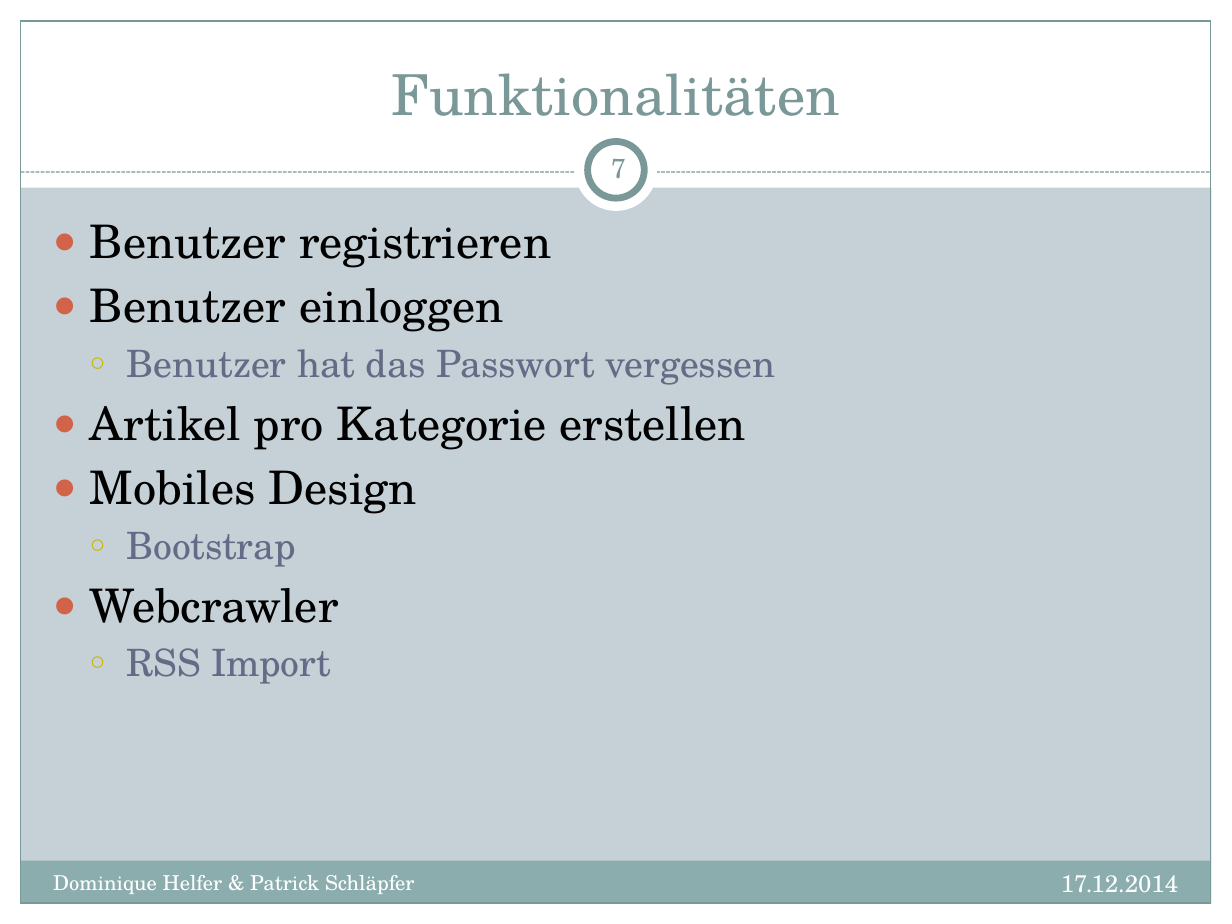
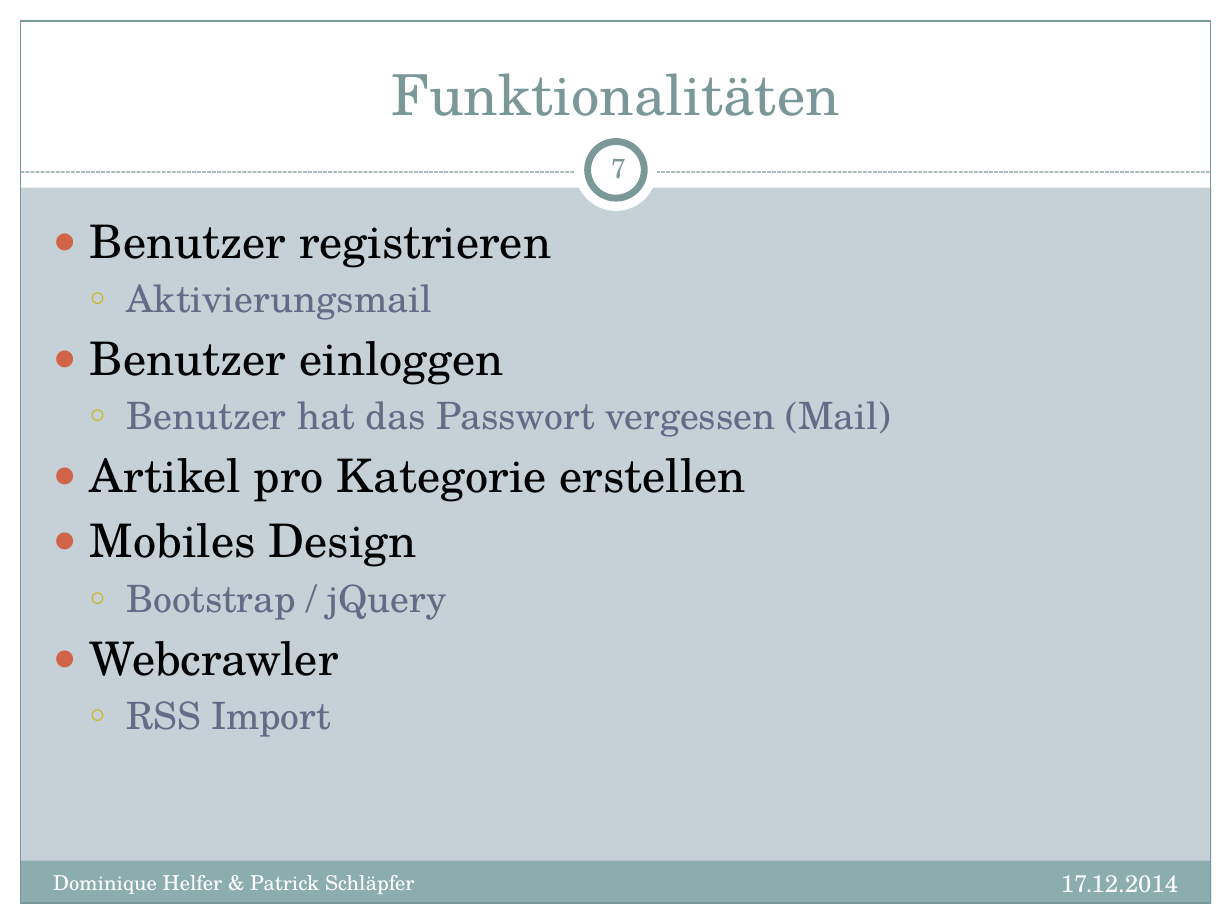
Before and after one commit to dhelfer/webprog, a slide deck: slide 7 of _doc/WebProg_Projekt.pptx. Drawn at 1232x924 pixels with LibreOffice and Linux fonts; fonts in the diff are those of the drawing. Boxes give left, top, right and bottom in pixels: in the first picture for what was removed or moved away, otherwise in the second. Text is boxed around its words. In the diff, an @@ line names an element or a change of style, - is before the commit and + after.

```diff
--- a/_doc/WebProg_Projekt.pptx
+++ b/_doc/WebProg_Projekt.pptx
@@ text at <box>127,284,432,320</box>: paragraph added @@
+  ○ Aktivierungsmail
@@ text at <box>127,401,891,437</box>: text changed @@
-  ○ Benutzer hat das Passwort vergessen
+  ○ Benutzer hat das Passwort vergessen (Mail)
@@ text at <box>127,584,447,620</box>: text changed @@
-  ○ Bootstrap
+  ○ Bootstrap / jQuery
```
Also in this commit, not shown: 4 other slides changed, 1 other file.
